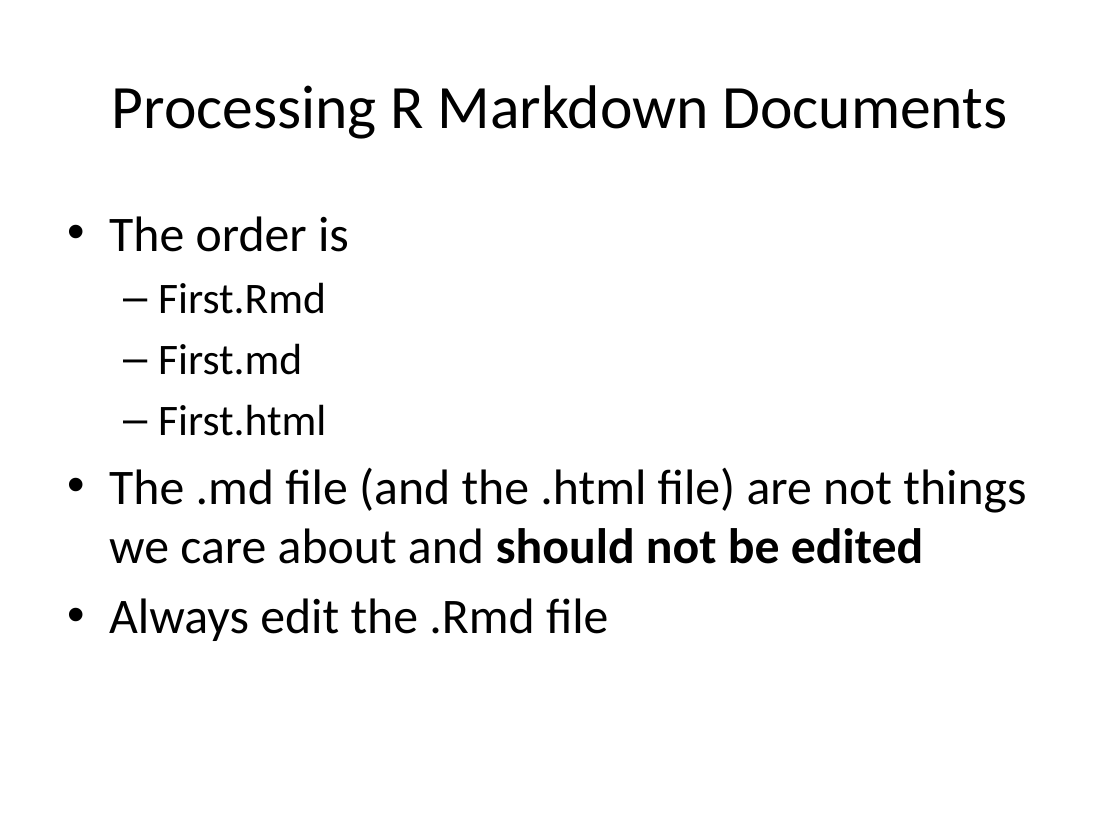
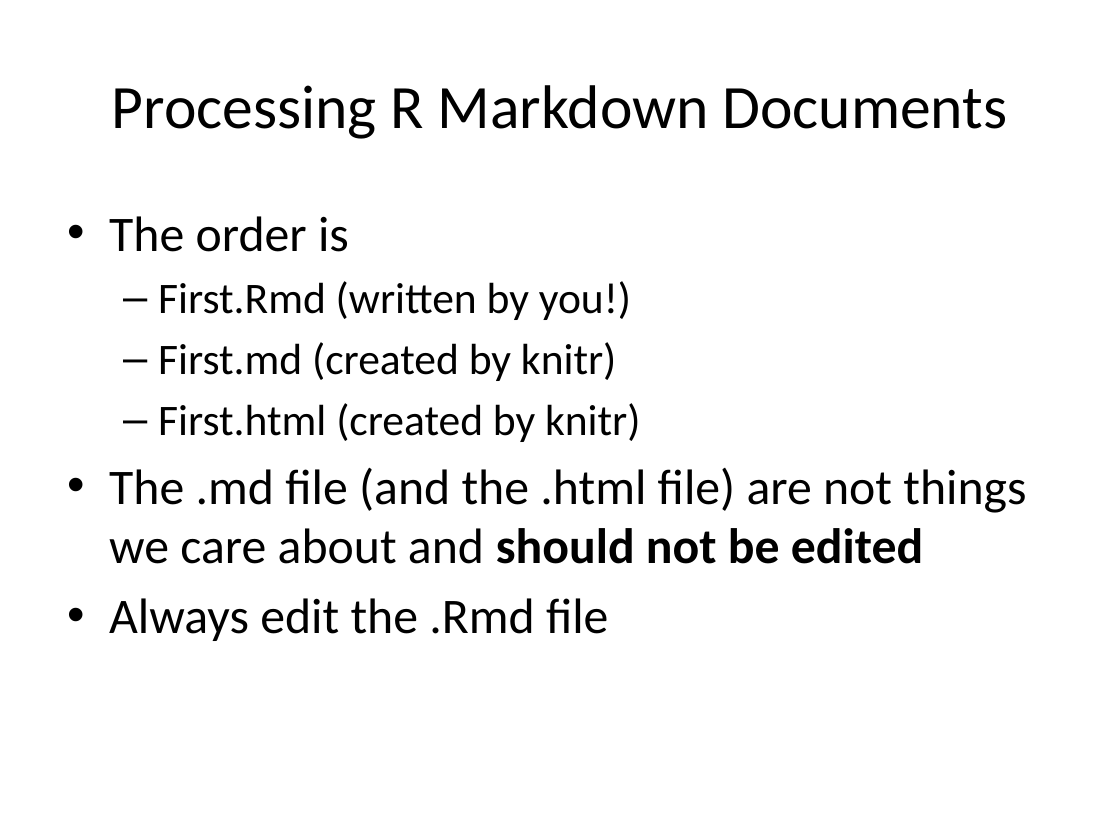
Before and after one commit to rdpeng/Minnesota2013, a slide deck: slide 34 of RR_knitr.pptx (slide 33 before the commit). Drawn at 1120x840 pixels with LibreOffice and Linux fonts; fonts in the diff are those of the drawing. Boxes give left, top, right and bottom in pixels: in the first picture for what was removed or moved away, otherwise in the second. Text is boxed around its words. In the diff, an @@ line names an element or a change of style, - is before the commit and + after.

```diff
--- a/RR_knitr.pptx
+++ b/RR_knitr.pptx
@@ text at (158, 281, 640, 442): text changed @@
-  – First.Rmd
-  – First.md
-  – First.html
+  – First.Rmd (written by you!)
+  – First.md (created by knitr)
+  – First.html (created by knitr)
```
Also in this commit, not shown: 7 other slides changed, 1 slide added, 3 other files.
